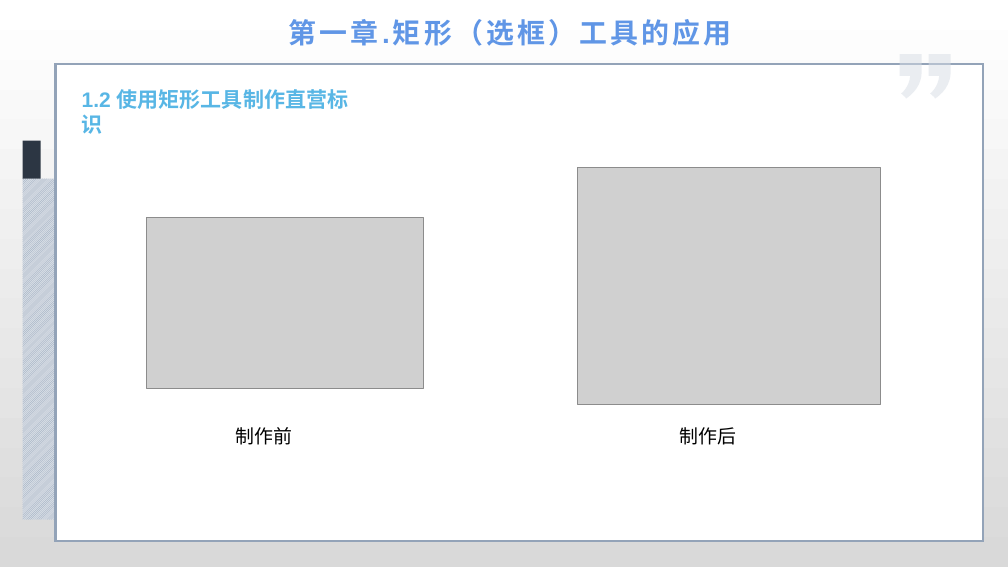
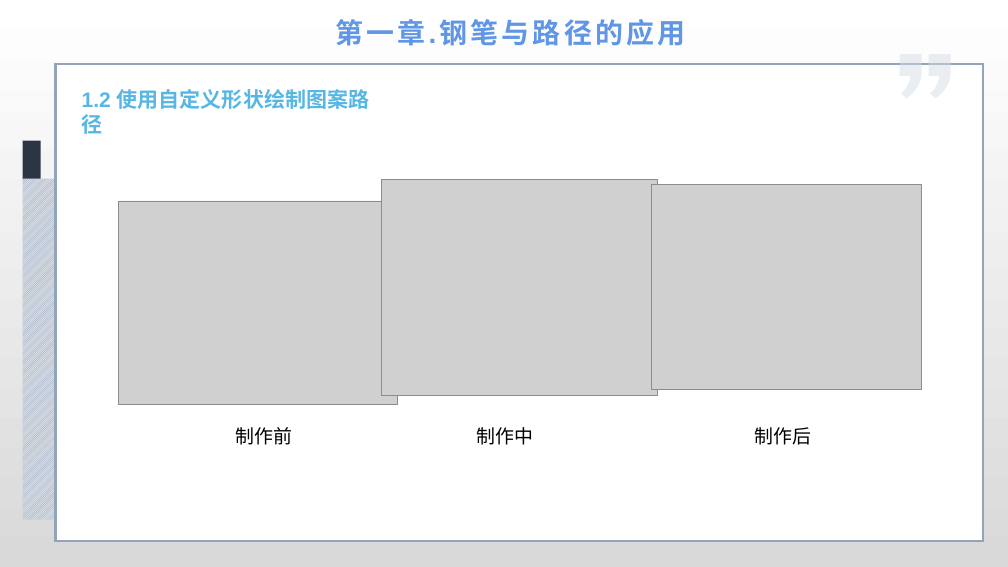
Before and after one commit to cckmit/typora-note, a slide deck: slide 6 of 计算机基础知识/ps/Photoshop第6章.pptx (slide 8 before the commit). Drawn at 1008x567 pixels with LibreOffice and Linux fonts; fonts in the diff are those of the drawing; grey boxes stand for pictures. Boxes give left, top, right and bottom in pixels: in the first picture for what was removed or moved away, otherwise in the second. Text is boxed around its words. In the diff, an @@ line names an element or a change of style, - is before the commit and + after.

```diff
--- a/计算机基础知识/ps/Photoshop第6章.pptx
+++ b/计算机基础知识/ps/Photoshop第6章.pptx
@@ text at [335,19,686,46]: text changed @@
-第一章.矩形（选框）工具的应用
+第一章.钢笔与路径的应用
@@ text at [82,89,369,109]: text changed @@
-1.2 使用矩形工具制作直营标识
+1.2 使用自定义形状绘制图案路径
@@ picture added at [381,179,657,395] @@
@@ picture: place and size @@
-picture at [147,217,423,388]
+picture at [119,201,398,405]
@@ picture: place and size @@
-picture at [578,167,881,404]
+picture at [652,185,922,389]
@@ text added at [477,427,534,445], 18 pt, text #000000 @@
+制作中
@@ text "制作后": place and size @@
-text "制作后" at [680,427,737,445]
+text "制作后" at [754,427,811,445]
```
Also in this commit, not shown: 9 other slides changed, 1 slide added, 2 slides removed, 4 other files.
